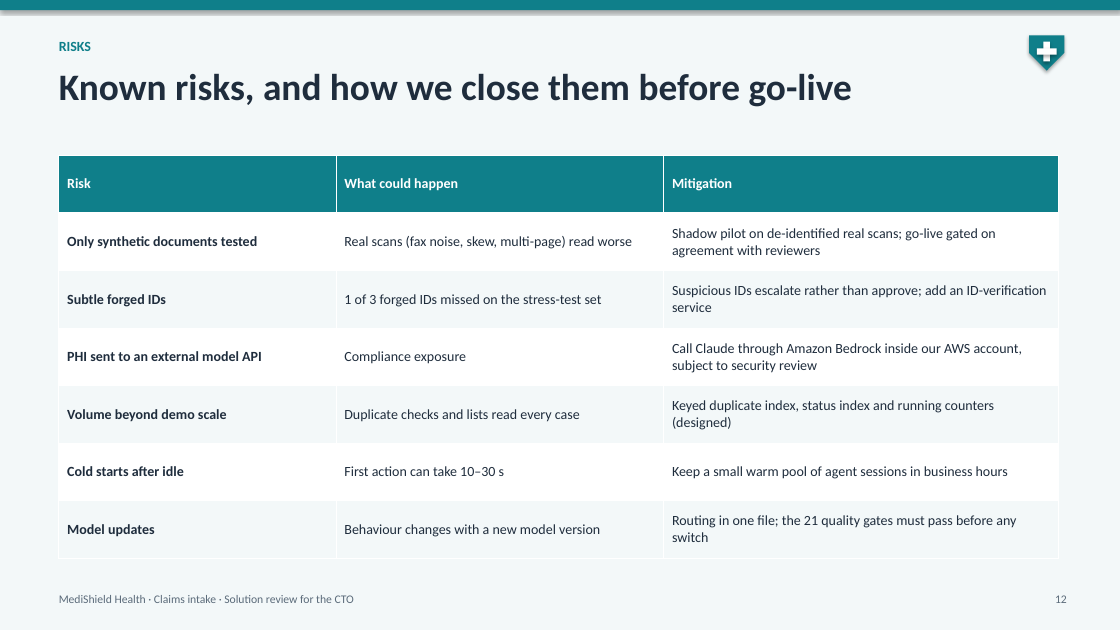
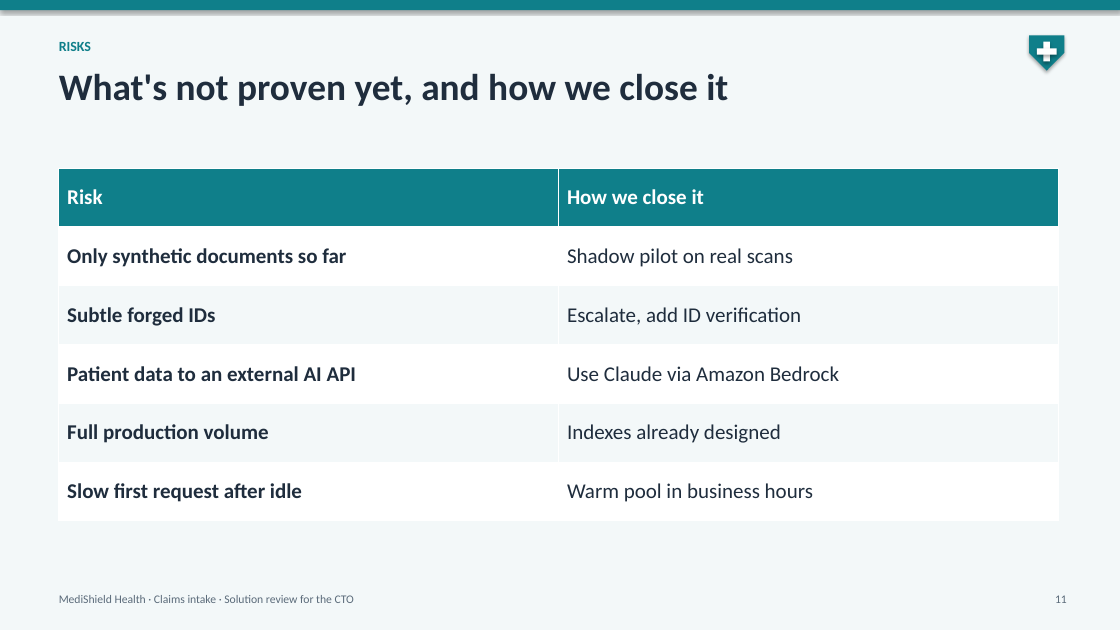
Before and after one commit to raghav010126/Capstone, a slide deck: slide 11 of docs/MediShield_capstone.pptx (slide 12 before the commit). Drawn at 1120x630 pixels with LibreOffice and Linux fonts; fonts in the diff are those of the drawing. Boxes give left, top, right and bottom in pixels: in the first picture for what was removed or moved away, otherwise in the second. Text is boxed around its words. In the diff, an @@ line names an element or a change of style, - is before the commit and + after.

```diff
--- a/docs/MediShield_capstone.pptx
+++ b/docs/MediShield_capstone.pptx
@@ text at [59, 73, 728, 106]: text changed @@
-Known risks, and how we close them before go-live
+What's not proven yet, and how we close it
@@ table at [59, 168, 1059, 521] @@
-Risk | What could happen | Mitigation
-Only synthetic documents tested | Real scans (fax noise, skew, multi-page) read worse | Shadow pilot on de-identified real scans; go-live gated on agreement with reviewers
-Subtle forged IDs | 1 of 3 forged IDs missed on the stress-test set | Suspicious IDs escalate rather than approve; add an ID-verification service
-PHI sent to an external model API | Compliance exposure | Call Claude through Amazon Bedrock inside our AWS account, subject to security review
-Volume beyond demo scale | Duplicate checks and lists read every case | Keyed duplicate index, status index and running counters (designed)
-Cold starts after idle | First action can take 10–30 s | Keep a small warm pool of agent sessions in business hours
-Model updates | Behaviour changes with a new model version | Routing in one file; the 21 quality gates must pass before any switch
+Risk | How we close it
+Only synthetic documents so far | Shadow pilot on real scans
+Subtle forged IDs | Escalate, add ID verification
+Patient data to an external AI API | Use Claude via Amazon Bedrock
+Full production volume | Indexes already designed
+Slow first request after idle | Warm pool in business hours
@@ table: place and size @@
-table at [59, 155, 1059, 559]
+table at [59, 168, 1059, 521]
```
Also in this commit, not shown: 8 other slides changed, 3 slides added, 5 slides removed, 1 other file.
